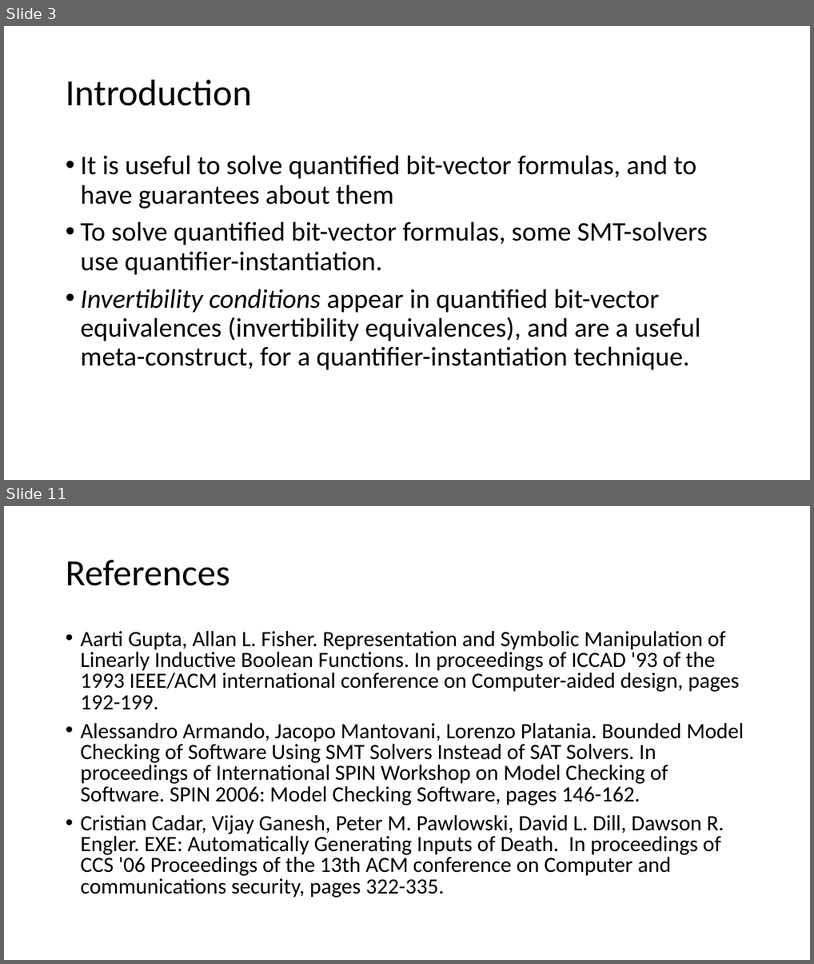
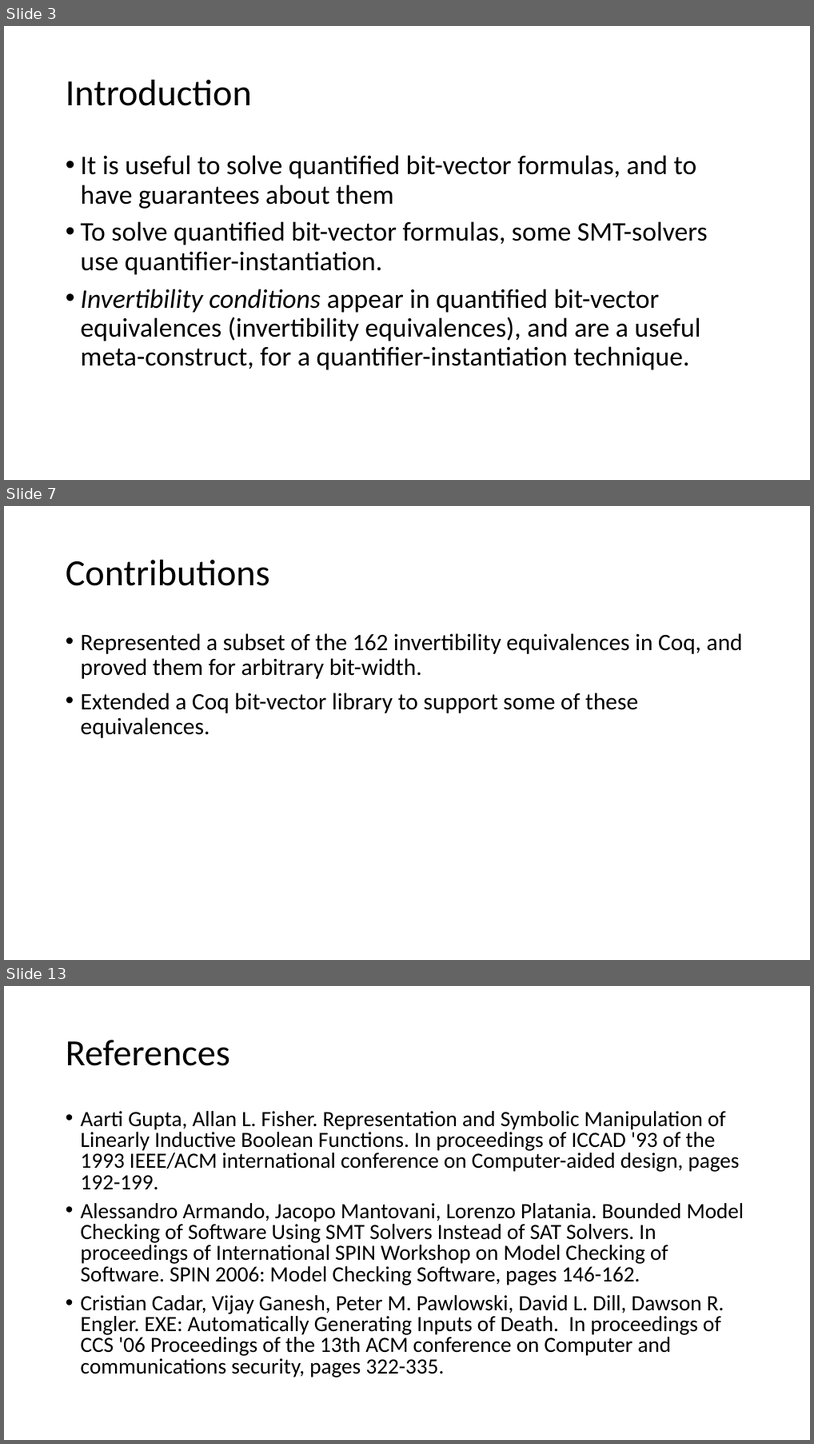
Before and after one commit to arjunvish/pxtp2019presentation, a slide deck: Presentation.pptx. Shown one above the other, each under a label of ours: slides 3 and 11 before the commit, slides 3, 7 and 13 after it; the slides between them are not shown. The pictures are 814x964 and 814x1444 pixels, drawn with LibreOffice and Linux fonts; fonts in the diff are those of the drawing. Boxes give left, top, right and bottom in pixels: in the first picture for what was removed or moved away, otherwise in the second. Text is boxed around its words. In the diff, an @@ line names an element or a change of style, - is before the commit and + after.

```diff
--- a/Presentation.pptx
+++ b/Presentation.pptx
@@ slide 7 added at (x1=4, y1=506, x2=810, y2=960), background #FFFFFF @@
@@ title added at (x1=66, y1=560, x2=270, y2=586), 44 pt, text #000000 @@
+Contributions
@@ text added at (x1=81, y1=633, x2=743, y2=738), 28 pt, text #000000 @@
+• Represented a subset of the 162 invertibility equivalences in Coq, and proved them for arbitrary bit-width.
+• Extended a Coq bit-vector library to support some of these equivalences.
@@ what was slide 11 is now slide 13 @@
```
Also in this commit, not shown: 6 slides changed, 2 other slides added, 1 slide removed.
